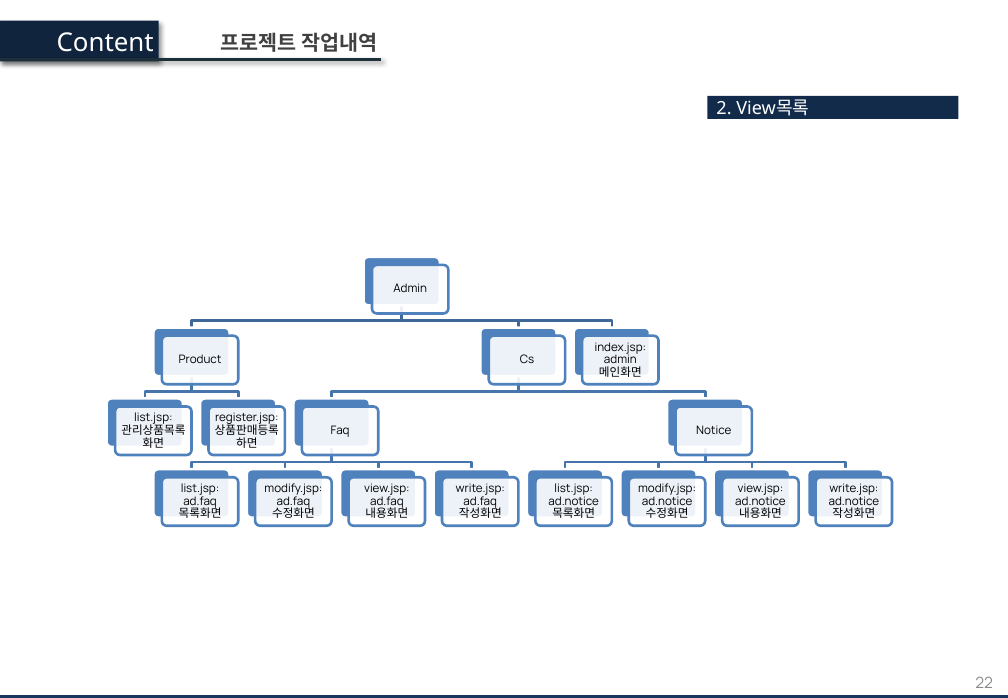
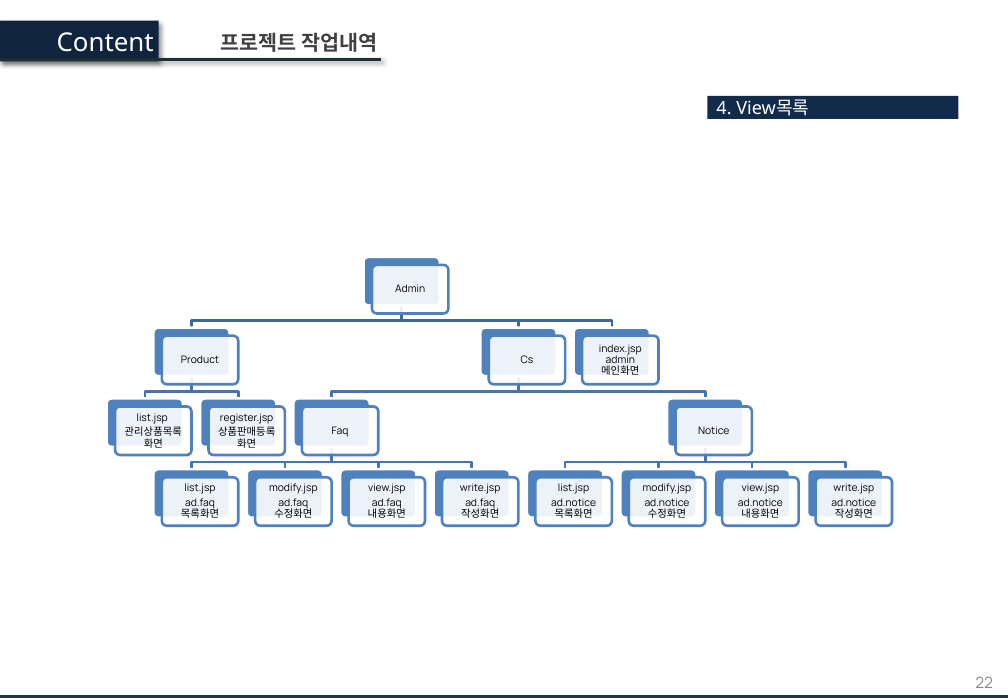
Before and after one commit to Haseonj/Kmarket, a slide deck: slide 22 of Kmarket 프로젝트 발표보고서.pptx. Drawn at 1008x698 pixels with LibreOffice and Linux fonts; fonts in the diff are those of the drawing; background and template pictures are left out. Boxes give left, top, right and bottom in pixels: in the first picture for what was removed or moved away, otherwise in the second. Text is boxed around its words. In the diff, an @@ line names an element or a change of style, - is before the commit and + after.

Commit message:
2022/12/29

```diff
--- a/Kmarket 프로젝트 발표보고서.pptx
+++ b/Kmarket 프로젝트 발표보고서.pptx
@@ text in rectangle at [716, 99, 809, 120]: text changed @@
-2. View목록
+4. View목록
@@ text at [599, 344, 642, 375]: text changed; size 9 to 8 pt @@
-index.jsp: admin 메인화면
+index.jsp admin 메인화면
@@ text at [125, 413, 182, 448]: text changed; size 9 to 8 pt @@
-list.jsp: 관리상품목록 화면
+list.jsp
+관리상품목록 화면
@@ text at [218, 413, 275, 448]: text changed; size 9 to 8 pt @@
-register.jsp: 상품판매등록 하면
+register.jsp
+상품판매등록 화면
@@ size 9 to 8 pt in 5 elements at [395, 284, 425, 292], [181, 355, 219, 363], [521, 355, 534, 363], [332, 426, 349, 437], [698, 426, 729, 434] @@
@@ text at [181, 483, 219, 518]: text changed; size 9 to 8 pt @@
-list.jsp: ad.faq 목록화면
+list.jsp
+ad.faq 목록화면
@@ text at [269, 483, 318, 518]: text changed; size 9 to 8 pt @@
-modify.jsp: ad.faq 수정화면
+modify.jsp
+ad.faq 수정화면
@@ text at [368, 483, 406, 518]: text changed; size 9 to 8 pt @@
-view.jsp: ad.faq 내용화면
+view.jsp
+ad.faq 내용화면
@@ text at [460, 483, 501, 518]: text changed; size 9 to 8 pt @@
-write.jsp: ad.faq 작성화면
+write.jsp
+ad.faq 작성화면
@@ text at [551, 483, 596, 518]: text changed; size 9 to 8 pt @@
-list.jsp: ad.notice 목록화면
+list.jsp
+ad.notice 목록화면
@@ text at [643, 483, 692, 518]: text changed; size 9 to 8 pt @@
-modify.jsp: ad.notice 수정화면
+modify.jsp
+ad.notice 수정화면
@@ text at [738, 483, 783, 518]: text changed; size 9 to 8 pt @@
-view.jsp: ad.notice 내용화면
+view.jsp
+ad.notice 내용화면
@@ text at [831, 483, 876, 518]: text changed; size 9 to 8 pt @@
-write.jsp: ad.notice 작성화면
+write.jsp
+ad.notice 작성화면
```
Also in this commit, not shown: 3 slides added.
